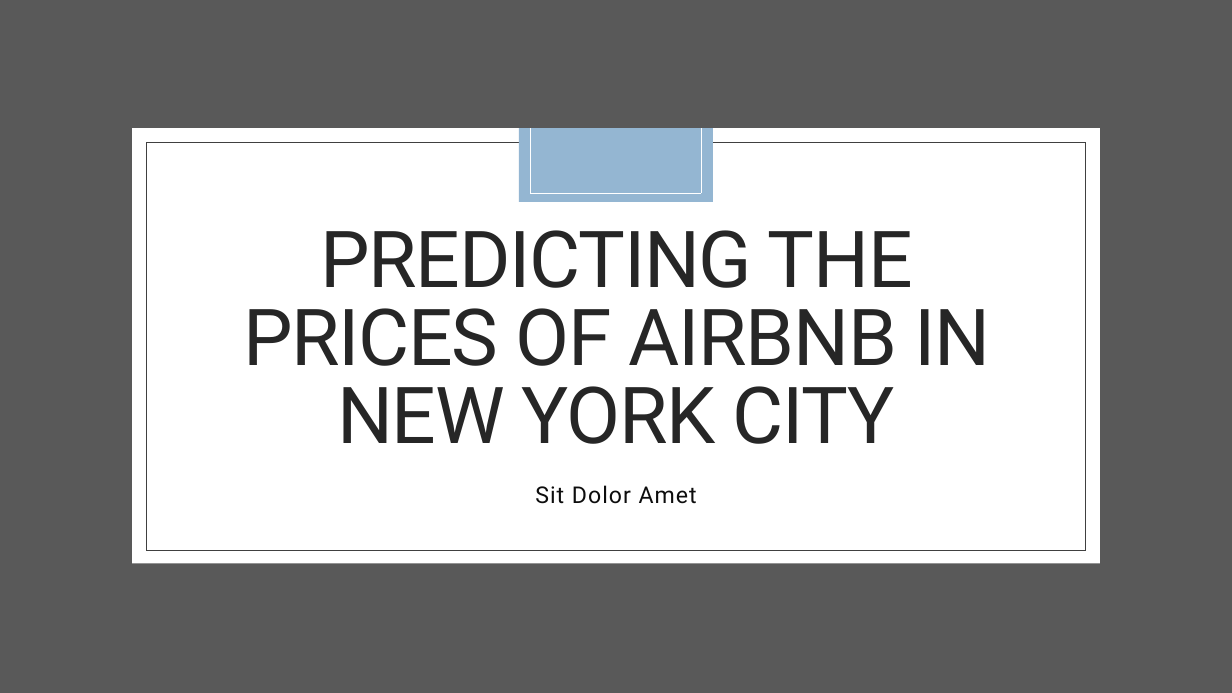
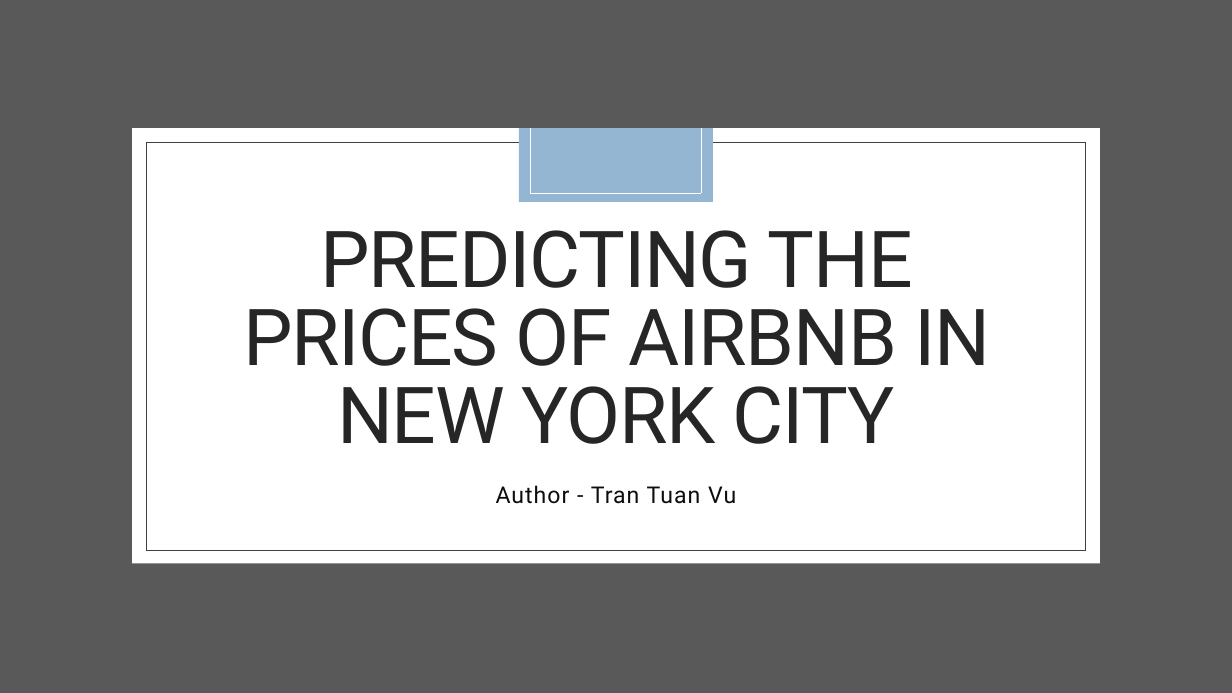
Before and after one commit to JackyTran8594/Applied-Data-Science-Capstone, a slide deck: slide 1 of week 5/PREDICTING THE PRICES OF AIRBNB IN NEW YORK.pptx. Drawn at 1232x693 pixels with LibreOffice and Linux fonts; fonts in the diff are those of the drawing; background and template pictures are left out. Boxes give left, top, right and bottom in pixels: in the first picture for what was removed or moved away, otherwise in the second. Text is boxed around its words. In the diff, an @@ line names an element or a change of style, - is before the commit and + after.

```diff
--- a/week 5/PREDICTING THE PRICES OF AIRBNB IN NEW YORK.pptx
+++ b/week 5/PREDICTING THE PRICES OF AIRBNB IN NEW YORK.pptx
@@ subtitle at [496, 485, 736, 504]: text changed @@
-Sit Dolor Amet
+Author - Tran Tuan Vu
```
Also in this commit, not shown: 1 other file.
